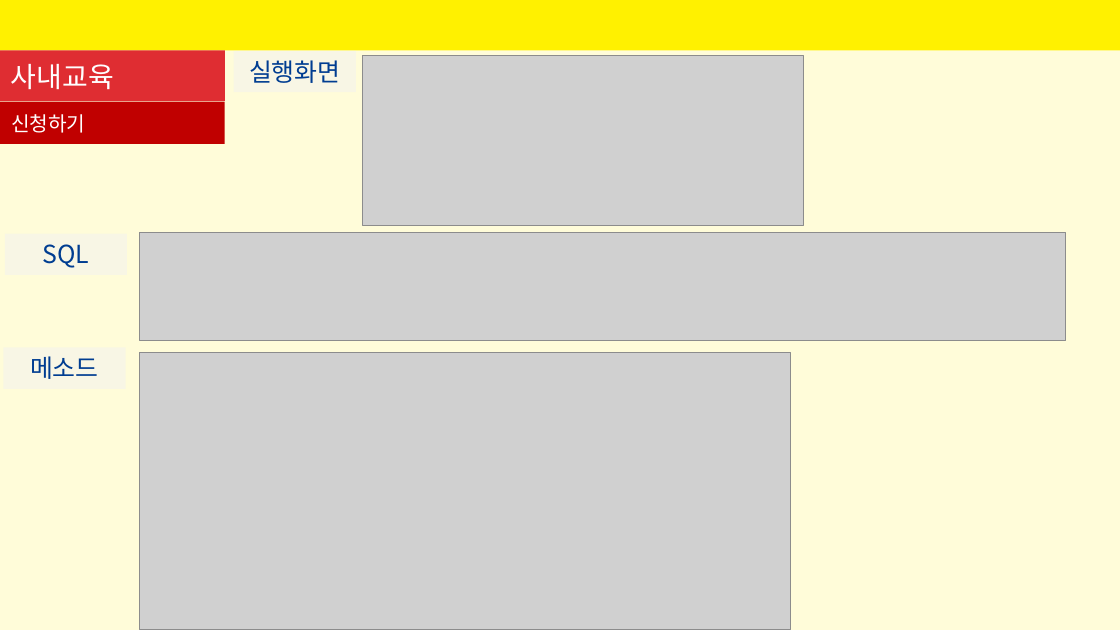
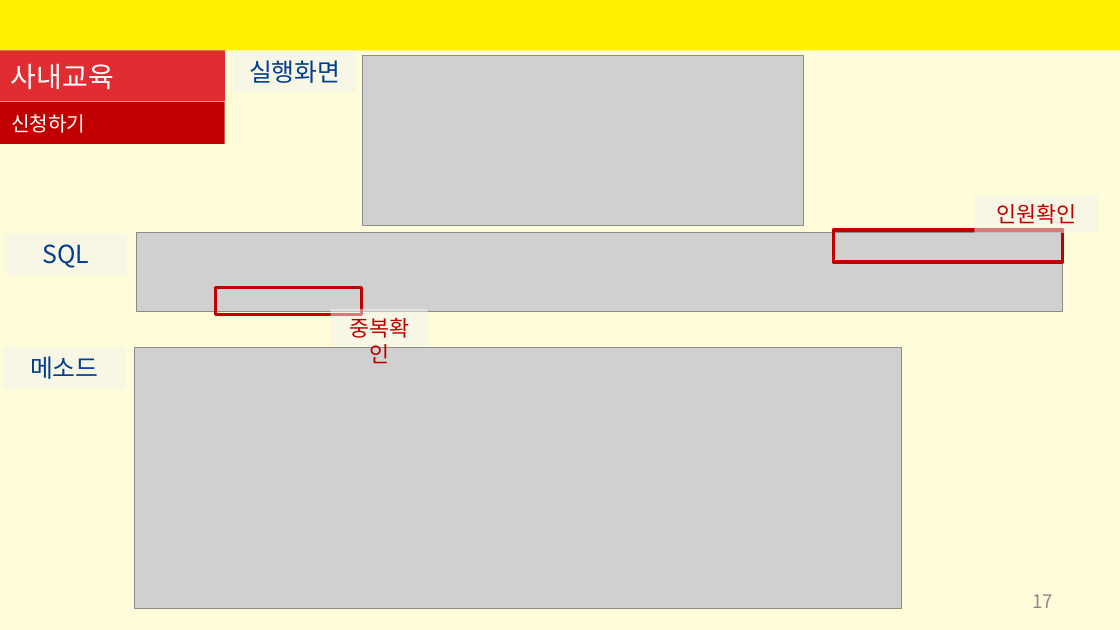
Before and after one commit to SeyoungKim30/HRmanagingApp, a slide deck: slide 17 of 인사-교육,복지,퇴사파트-김세영.pptx (slide 16 before the commit). Drawn at 1120x630 pixels with LibreOffice and Linux fonts; fonts in the diff are those of the drawing; grey boxes stand for pictures. Boxes give left, top, right and bottom in pixels: in the first picture for what was removed or moved away, otherwise in the second. Text is boxed around its words. In the diff, an @@ line names an element or a change of style, - is before the commit and + after.

```diff
--- a/인사-교육,복지,퇴사파트-김세영.pptx
+++ b/인사-교육,복지,퇴사파트-김세영.pptx
@@ rectangle added at box(974, 195, 1098, 233), fill #F2F2F2 at 50% opacity, 14 pt, text #C00000 @@
+인원확인
@@ picture: place and size @@
-picture at box(140, 233, 1066, 342)
+picture at box(137, 233, 1063, 311)
@@ rectangle added at box(833, 230, 1063, 262), outline #C00000 2 pt @@
@@ rectangle added at box(215, 288, 362, 315), outline #C00000 2 pt @@
@@ rectangle added at box(330, 309, 428, 347), fill #F2F2F2 at 50% opacity, 14 pt, text #C00000 @@
+중복확인
@@ picture: place and size @@
-picture at box(139, 352, 791, 629)
+picture at box(134, 347, 902, 608)
@@ page number added at box(1032, 594, 1053, 608), 12 pt, text #8C8C8C @@
+17
```
Also in this commit, not shown: 15 other slides changed, 1 slide added, 14 other files.
